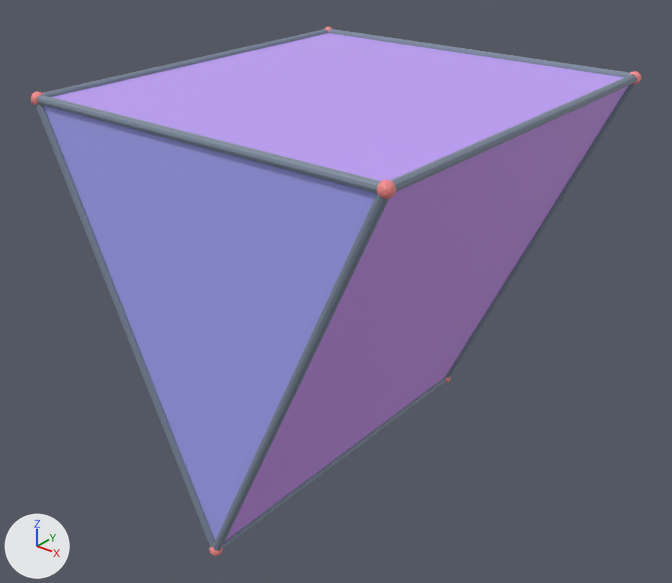
The glTF model models/langtru.glb as it was, and as the next commit left it.
Rendered twice from a camera (50 mm lens) standing at (0.971, -1.623, 0.731) and looking at (-0.015, -0.392, -0.033). Arrows for +X, +Y and +Z are at lower left; the lights stay in place. The first picture is the older version. Where no turn or scale is listed for an object, it has been applied to the vertices.

The first picture shows 'geometry_1', 'geometry_10', 'geometry_11', 'geometry_12', 'geometry_13', 'geometry_2', 'geometry_3', 'geometry_5', 'geometry_6', 'geometry_8', 'geometry_9' and 4 more.
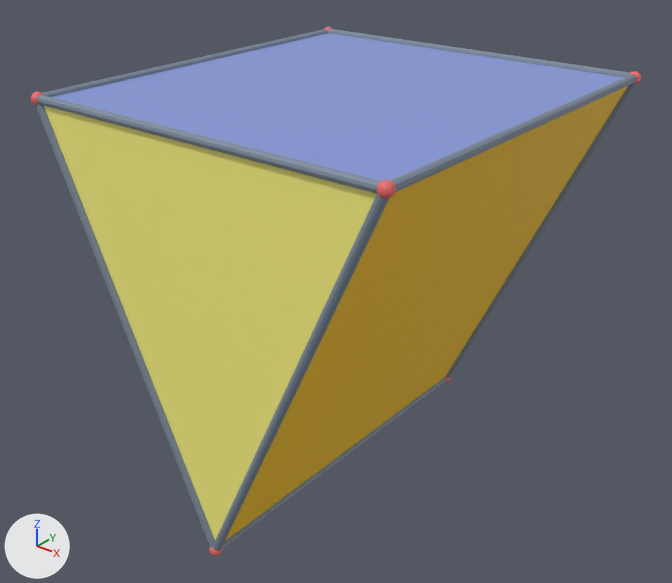
Where the change shows, as pixel boxes [x1, y1, x2, y2] in the pictures (672 x 583 px):
part 1 of me_geometry_1, recoloured (blue to yellow): [44, 106, 377, 540] in both
part 2 of me_geometry_2, recoloured (purple to blue): [52, 33, 624, 181] in both
part 3 of me_geometry_3, recoloured (purple to yellow): [225, 86, 628, 541] in both

The change in detail:
me_geometry_1 has 3 vertices, 1 face and spans x -0.35..0.35, y -0.75, z -0.4..0.35.
me_geometry_1 is used by ob_geometry_1; location (0.0, 0.0, 0.0).
me_geometry_1 part 1: 1 face centred in x 0.0, y -0.75, z 0.1 is repainted in the vertex colours; the middle colour goes from blue #a7aaf9 to yellow #fff684.
me_geometry_2 has 4 vertices, 2 faces and spans x -0.35..0.35, y -0.75..0.0, z 0.35.
me_geometry_2 is used by ob_geometry_2; location (0.0, 0.0, 0.0).
me_geometry_2 part 2: 2 faces centred in x -0.117..0.117, y -0.5..-0.25, z 0.35 are repainted in the vertex colours; the middle colour goes from purple #c3a2fb to blue #8899db.
me_geometry_3 has 4 vertices, 2 faces and spans x 0.0..0.35, y -0.75..0.0, z -0.4..0.35.
me_geometry_3 is used by ob_geometry_3; location (0.0, 0.0, 0.0).
me_geometry_3 part 3: 2 faces centred in x 0.117..0.233, y -0.5..-0.25, z -0.15..0.1 are repainted in the vertex colours; the middle colour goes from purple #d49cfb to yellow #ffcb00.
